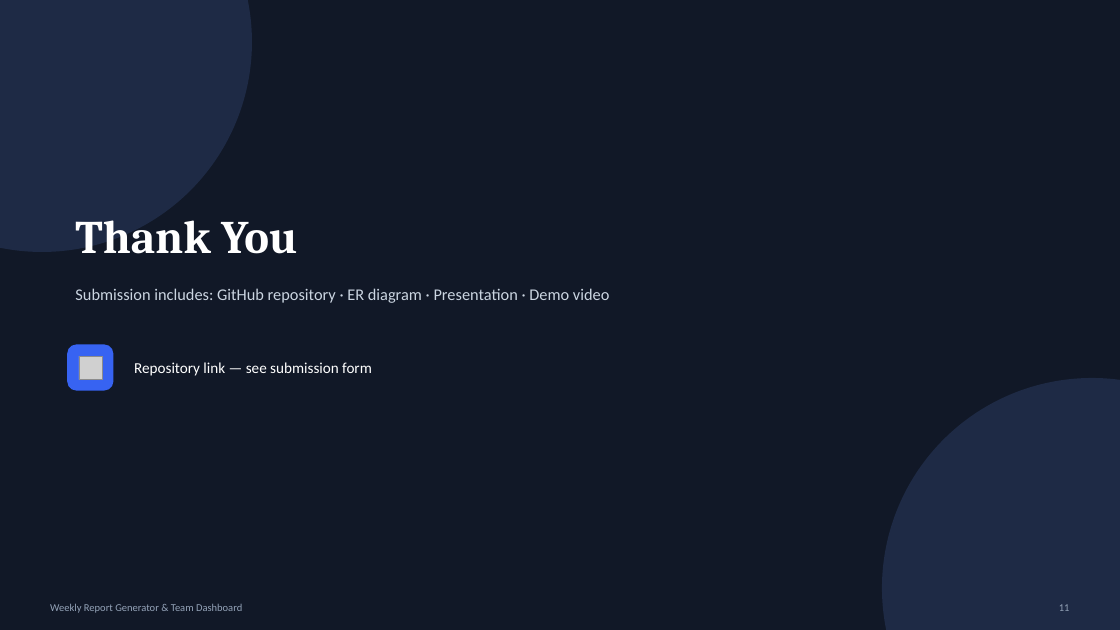
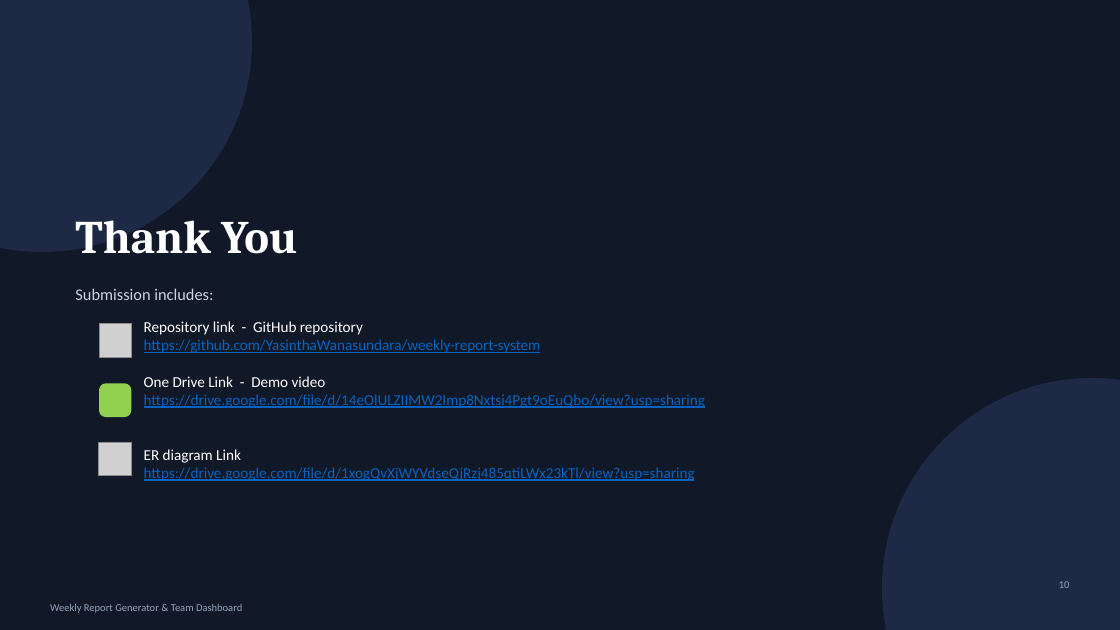
Before and after one commit to YasinthaWanasundara/weekly-report-system, a slide deck: slide 10 of Weekly_Report_Dashboard_Presentation.pptx (slide 11 before the commit). Drawn at 1120x630 pixels with LibreOffice and Linux fonts; fonts in the diff are those of the drawing; grey boxes stand for pictures. Boxes give left, top, right and bottom in pixels: in the first picture for what was removed or moved away, otherwise in the second. Text is boxed around its words. In the diff, an @@ line names an element or a change of style, - is before the commit and + after.

Commit message:
Add ER diagram for weekly report generator and team dashboard

```diff
--- a/Weekly_Report_Dashboard_Presentation.pptx
+++ b/Weekly_Report_Dashboard_Presentation.pptx
@@ text at <box>75,288,213,300</box>: text changed @@
-Submission includes: GitHub repository · ER diagram · Presentation · Demo video
+Submission includes:
@@ picture added at <box>99,323,132,357</box> @@
@@ text at <box>144,321,705,481</box>: text changed; text colour #FFFFFF to #0563C1 @@
-Repository link — see submission form
+Repository link - GitHub repository
+https://github.com/YasinthaWanasundara/weekly-report-system
+One Drive Link - Demo video
+https://drive.google.com/file/d/14eOlULZIIMW2Imp8Nxtsi4Pgt9oEuQbo/view?usp=sharing
+ER diagram Link
+https://drive.google.com/file/d/1xogQvXjWYVdseQjRzj485qtiLWx23kTl/view?usp=sharing
@@ picture removed at <box>79,356,103,380</box> @@
@@ rounded rectangle: place and size @@
-rounded rectangle at <box>67,344,113,391</box>
+rounded rectangle at <box>99,384,131,418</box>
@@ rounded rectangle at <box>99,384,131,418</box>: fill #3763F2 to #92D050 @@
@@ picture added at <box>99,442,132,476</box> @@
@@ text at <box>1059,581,1070,588</box>: text changed @@
-11
+10
```
Also in this commit, not shown: 8 other slides changed, 1 slide removed, 2 other files.
